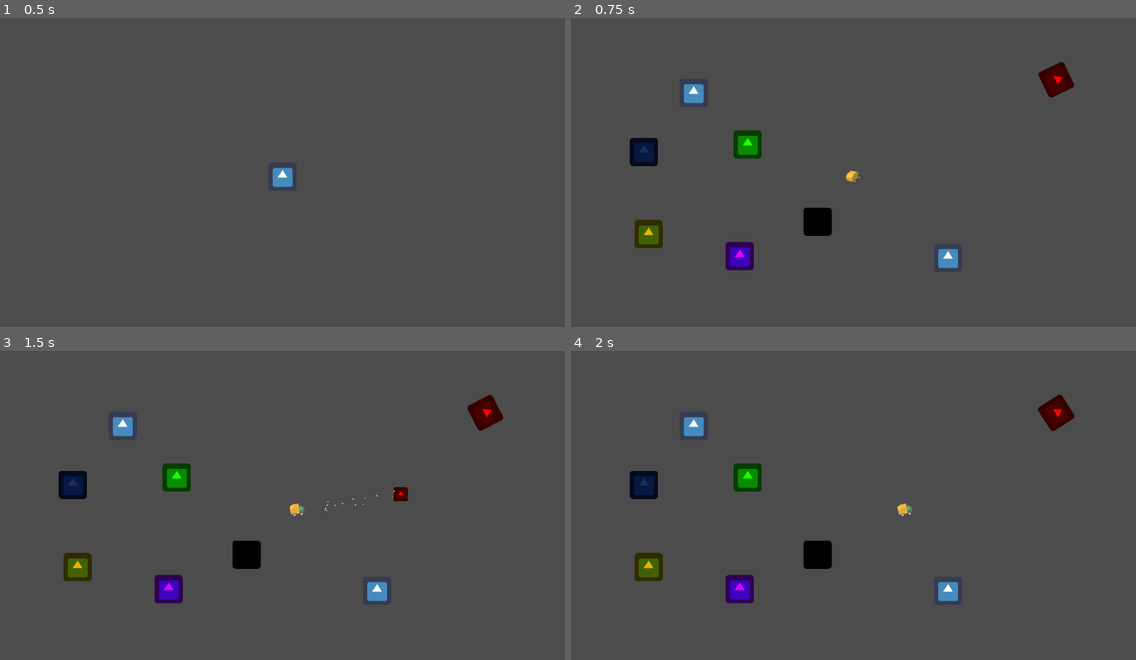
Above: before the commit, frames 1-4 (two rows, left to right).
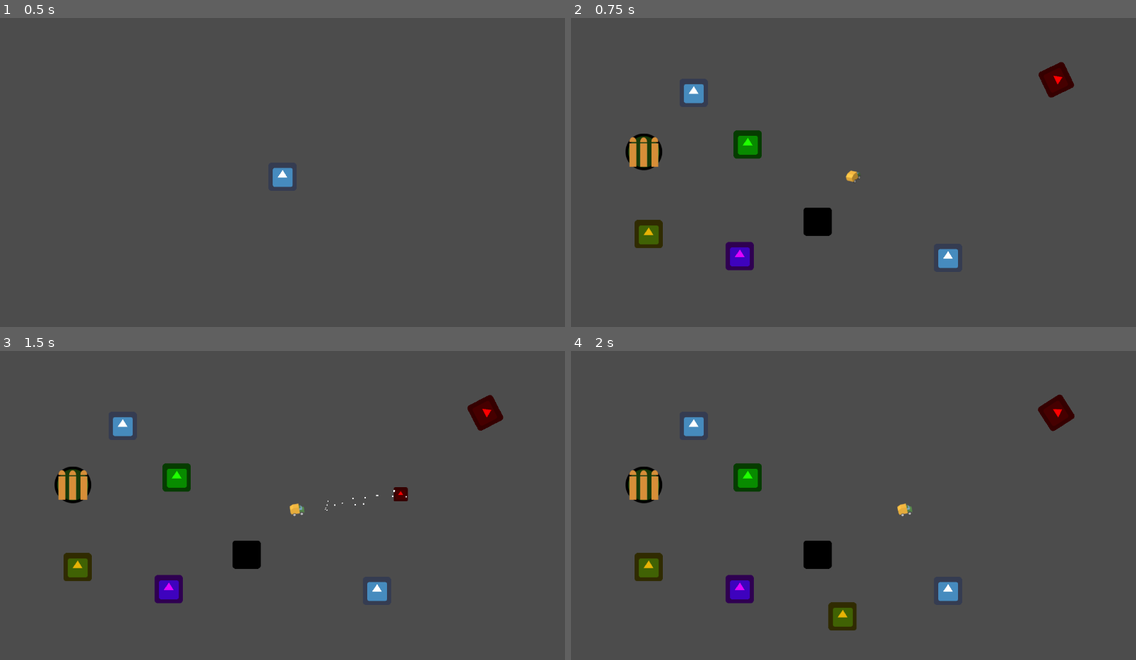
Above: after the commit, the same moments.

Repository: cypher31/mega_cat
Game: Godot game, scene res://scenes/main.tscn
Same seed, same stepped clock (60 frames per second), same inputs: the game is played once before the commit and once after it. The engine's default icon, where the game draws it, is replaced by a stand-in: a white triangle on a blue panel in a dark square.
Inputs (mouse positions are in pixels of both pictures, inside the frame that each line leads up to):
- Up to frame 1 (0.5 s): no input
- Up to frame 2 (0.75 s): click (853, 175) at 0.5 s
- Up to frame 3 (1.5 s): tap Enter at 1.25 s; move the mouse to (406, 493) at 1.27 s; press the mouse at (406, 493) at 1.28 s; hold Right (direction_right) from 1.28 s (still down)
- Up to frame 4 (2 s): keep holding Right (direction_right)

Frame 1 is identical in both runs. In frame 2, 0.6% of the frame differs, in the area x 9-17%, y 37-50%; in frame 3, 0.6%; in frame 4, 1.1%, in the area x 9-51%, y 37-91%.

Commit message:
power up spawner and audio
power up spawner and audio

Diff:
--- /dev/null
+++ b/scenes/SewerLevelAudio.tscn
@@ -0,0 +1,11 @@
+[gd_scene load_steps=2 format=2]
+
+[ext_resource path="res://assets/MegaCat_Sewer_ST.wav" type="AudioStream" id=1]
+
+[node name="AudioStreamPlayer" type="AudioStreamPlayer" index="0"]
+
+stream = ExtResource( 1 )
+volume_db = 2.0
+autoplay = true
+mix_target = 0
+bus = "Master"
--- a/scenes/main.tscn
+++ b/scenes/main.tscn
@@ -9,10 +9,6 @@
 
 [node name="start_screen" parent="." index="0" instance=ExtResource( 2 )]
 
-[node name="start_button" parent="start_screen/CenterContainer" index="0"]
-
-focus_mode = 2
-
 [connection signal="button_up" from="start_screen/CenterContainer/start_button" to="." method="_on_start_button_button_up"]
 
 
--- a/scenes/main_world.tscn
+++ b/scenes/main_world.tscn
@@ -9,8 +9,11 @@
 [ext_resource path="res://scenes/power_up_repel_enemies.tscn" type="PackedScene" id=7]
 [ext_resource path="res://scenes/power_up_spawn_swarm.tscn" type="PackedScene" id=8]
 [ext_resource path="res://scenes/power_up_speed_boost.tscn" type="PackedScene" id=9]
+[ext_resource path="res://scenes/spawner.tscn" type="PackedScene" id=10]
+[ext_resource path="res://scenes/SewerLevelAudio.tscn" type="PackedScene" id=11]
+[ext_resource path="res://scenes/powerUp Spawner.tscn" type="PackedScene" id=12]
 
-[node name="main_world" type="Node2D"]
+[node name="main_world" type="Node2D" index="0"]
 
 script = ExtResource( 1 )
 
@@ -33,6 +36,7 @@
 [node name="power_up_health" parent="." index="4" instance=ExtResource( 5 )]
 
 position = Vector2( -240.207, -73.6663 )
+_sections_unfolded = [ "Collision", "Material", "Pickable", "Visibility" ]
 
 [node name="power_up_rapid_fire" parent="." index="5" instance=ExtResource( 6 )]
 
@@ -49,3 +53,13 @@
 [node name="power_up_speed_boost" parent="." index="8" instance=ExtResource( 9 )]
 
 position = Vector2( -81.9368, 101.185 )
+
+[node name="spawner" parent="." index="9" instance=ExtResource( 10 )]
+
+position = Vector2( -109.042, -179.547 )
+
+[node name="AudioStreamPlayer" parent="." index="10" instance=ExtResource( 11 )]
+
+[node name="powerUp Spawner" parent="." index="11" instance=ExtResource( 12 )]
+
+position = Vector2( -25.0812, 241.611 )
--- /dev/null
+++ b/scenes/powerUp Spawner.tscn
@@ -0,0 +1,16 @@
+[gd_scene load_steps=2 format=2]
+
+[ext_resource path="res://scripts/powerUp Spawner.gd" type="Script" id=1]
+
+[node name="powerUp Spawner" type="Node2D"]
+
+script = ExtResource( 1 )
+
+[node name="Timer" type="Timer" parent="." index="0"]
+
+process_mode = 1
+wait_time = 1.0
+one_shot = false
+autostart = true
+
+[connection signal="timeout" from="Timer" to="." method="_on_Timer_timeout"]
--- a/scenes/power_up_health.tscn
+++ b/scenes/power_up_health.tscn
@@ -8,7 +8,7 @@
 custom_solver_bias = 0.0
 extents = Vector2( 26.7685, 27.9403 )
 
-[node name="power_up_health" type="Area2D" index="0" groups=[
+[node name="power_up_health" type="Area2D" groups=[
 "power_up",
 ]]
 
--- a/scenes/power_up_rapid_fire.tscn
+++ b/scenes/power_up_rapid_fire.tscn
@@ -1,7 +1,7 @@
 [gd_scene load_steps=4 format=2]
 
 [ext_resource path="res://scripts/power_up.gd" type="Script" id=1]
-[ext_resource path="res://icon.png" type="Texture" id=2]
+[ext_resource path="res://assets/Boston/PU_Rapid.png" type="Texture" id=2]
 
 [sub_resource type="RectangleShape2D" id=1]
 
@@ -24,10 +24,10 @@
 
 [node name="Sprite" type="Sprite" parent="." index="0"]
 
-modulate = Color( 0.107285, 0.178645, 0.347656, 1 )
 texture = ExtResource( 2 )
 _sections_unfolded = [ "Visibility" ]
 
 [node name="CollisionShape2D" type="CollisionShape2D" parent="." index="1"]
 
 shape = SubResource( 1 )
+_sections_unfolded = [ "Material", "Visibility" ]
--- a/scenes/projectile.tscn
+++ b/scenes/projectile.tscn
@@ -13,20 +13,20 @@
 custom_solver_bias = 0.0
 extents = Vector2( 10, 10 )
 
-[sub_resource type="Curve" id=4]
+[sub_resource type="Curve" id=3]
 
 min_value = 0.0
 max_value = 1.0
 bake_resolution = 100
-_data = [ Vector2( 0.00794685, 0.249512 ), 0.0, 0.0, 0, 0, Vector2( 0.997215, 0.467529 ), 0.0, 0.0, 0, 0 ]
+_data = [ Vector2( 0.0333237, 0.511095 ), 0.0, 0.0, 0, 0, Vector2( 0.478064, 0.37426 ), 0.0, 0.0, 0, 0, Vector2( 0.698714, 0.115385 ), 2.21023, 0.0, 0, 0 ]
 
-[sub_resource type="CurveTexture" id=5]
+[sub_resource type="CurveTexture" id=4]
 
 flags = 4
 width = 2048
-curve = SubResource( 4 )
+curve = SubResource( 3 )
 
-[sub_resource type="ParticlesMaterial" id=3]
+[sub_resource type="ParticlesMaterial" id=5]
 
 render_priority = 0
 trail_divisor = 1
@@ -67,13 +67,14 @@
 anim_loop = false
 _sections_unfolded = [ "Gravity", "Initial Velocity", "Scale", "Spread" ]
 
-[node name="projectile" type="KinematicBody2D" index="0"]
+[node name="projectile" type="KinematicBody2D"]
 
 input_pickable = false
 collision_layer = 1
 collision_mask = 1
 collision/safe_margin = 0.08
 script = ExtResource( 1 )
+_sections_unfolded = [ "Collision", "Material", "Pickable", "Transform", "collision" ]
 
 [node name="Sprite" type="Sprite" parent="." index="0"]
 
@@ -111,7 +112,7 @@
 
 [node name="Particles2D" type="Particles2D" parent="." index="4"]
 
-position = Vector2( 5.31533, 2.80595 )
+position = Vector2( 5.31533, 1.78732 )
 scale = Vector2( 0.636891, 0.661929 )
 emitting = true
 amount = 35
--- a/scenes/spawner.tscn
+++ b/scenes/spawner.tscn
@@ -2,7 +2,7 @@
 
 [ext_resource path="res://scripts/spawner.gd" type="Script" id=1]
 
-[node name="Node2D" type="Node2D"]
+[node name="spawner" type="Node2D"]
 
 script = ExtResource( 1 )
 
--- a/scenes/start_screen.tscn
+++ b/scenes/start_screen.tscn
@@ -1,7 +1,9 @@
-[gd_scene load_steps=3 format=2]
+[gd_scene load_steps=5 format=2]
 
 [ext_resource path="res://scripts/start_screen.gd" type="Script" id=1]
 [ext_resource path="res://icon.png" type="Texture" id=2]
+[ext_resource path="res://scenes/SewerLevelAudio.tscn" type="PackedScene" id=3]
+[ext_resource path="res://assets/MegaCat_ST_TitleTheme.wav" type="AudioStream" id=4]
 
 [node name="start_screen" type="Control"]
 
@@ -46,6 +48,7 @@
 margin_right = 672.0
 margin_bottom = 392.0
 rect_pivot_offset = Vector2( 0, 0 )
+focus_mode = 2
 mouse_filter = 1
 mouse_default_cursor_shape = 0
 size_flags_horizontal = 3
@@ -57,3 +60,8 @@
 texture_normal = ExtResource( 2 )
 stretch_mode = 4
 _sections_unfolded = [ "Textures" ]
+
+[node name="AudioStreamPlayer" parent="." index="1" instance=ExtResource( 3 )]
+
+stream = ExtResource( 4 )
+volume_db = 1.0
--- a/scripts/enemy_.gd
+++ b/scripts/enemy_.gd
@@ -79,6 +79,7 @@
 
 func _on_Timer_timeout():
 	if !track_player:
+		randomize()
 		randX = rand_range(-35,45)
 		randY = rand_range(-35,45)
 		move_random = true;
--- a/scripts/global.gd
+++ b/scripts/global.gd
@@ -10,10 +10,21 @@
 var main_world = preload("res://scenes/main_world.tscn")
 var enemy = preload("res://scenes/enemy_.tscn")
 
+var rapidFire = preload("res://scenes/power_up_rapid_fire.tscn")
+var healthPower = preload("res://scenes/power_up_health.tscn")
+var speedPower = preload("res://scenes/power_up_speed_boost.tscn")
+var repelEnemies = preload("res://scenes/power_up_repel_enemies.tscn")
+var spawnSwarm = preload("res://scenes/power_up_spawn_swarm.tscn")
+
 var scene_loader = {
 	"bullet": bullet,
 	"world": main_world,
-	"enemy":enemy
+	"enemy":enemy,
+	"rapidFire":rapidFire,
+	"healthPower":healthPower,
+	"speedPower":speedPower,
+	"repelEnemies":repelEnemies,
+	"spawnSwarm":spawnSwarm
 	}
 
 func _ready():
--- a/scripts/player.gd
+++ b/scripts/player.gd
@@ -39,7 +39,7 @@
 
 	for i in range(1, 9):
 		sprite_array.append(load("res://Assets/player_sprite/player_sprite"  + "_" + str(i) + ".png"))
-		print(i)
+		#print(i)
 
 	pass
 
@@ -134,8 +134,8 @@
 
 	var start = -90
 	var rot_mod = 45 / 2
-	print(sprite_rot)
-	print(start - rot_mod)
+	#print(sprite_rot)
+	#print(start - rot_mod)
 	if sprite_rot > (-112.5) and sprite_rot < (-67.5) and sprite_rot < 0:
 		get_node("Sprite").set_texture(sprite_array[0])
 		set_rotation(-(45 + 22.5))
--- /dev/null
+++ b/scripts/powerUp Spawner.gd
@@ -0,0 +1,30 @@
+extends Node2D
+
+# class member variables go here, for example:
+# var a = 2
+# var b = "textvar"
+
+var alreadySpawned = false;
+
+func _ready():
+	# Called every time the node is added to the scene.
+	# Initialization here
+	pass
+
+#func _process(delta):
+#	# Called every frame. Delta is time since last frame.
+#	# Update game logic here.
+#	pass
+
+
+func _on_Timer_timeout():
+	randomize()
+	var randomValue = rand_range(1,5);
+	var powerUps = ["rapidFire","healthPower","speedPower","repelEnemies","spawnSwarm"];
+	print(powerUps[randomValue]);
+
+	if !alreadySpawned:
+		var powerUp = get_node("/root/global").scene_loader[powerUps[randomValue]].instance();
+		add_child(powerUp);
+		alreadySpawned = true;
+	pass # replace with function body
Binary file added: assets/Boston/PU_Crate.png
Not shown, added: assets/Boston/PU_Crate.png.import
Binary file added: assets/Boston/PU_Health.png
Not shown, added: assets/Boston/PU_Health.png.import
Binary file added: assets/Boston/PU_Horde.png
Not shown, added: assets/Boston/PU_Horde.png.import
Binary file added: assets/Boston/PU_Icons.png
Not shown, added: assets/Boston/PU_Icons.png.import
Binary file added: assets/Boston/PU_Rapid.png
Not shown, added: assets/Boston/PU_Rapid.png.import
Binary file added: assets/Boston/PU_Repel.png
Not shown, added: assets/Boston/PU_Repel.png.import
(and 24 more such lines)
